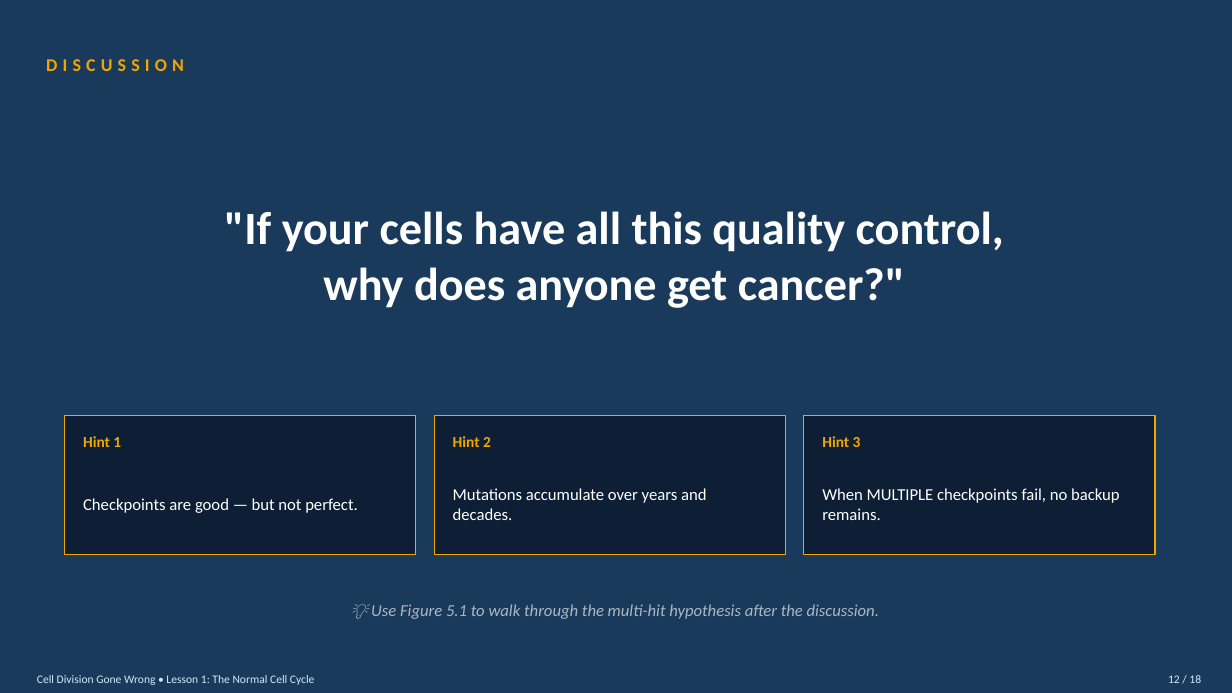
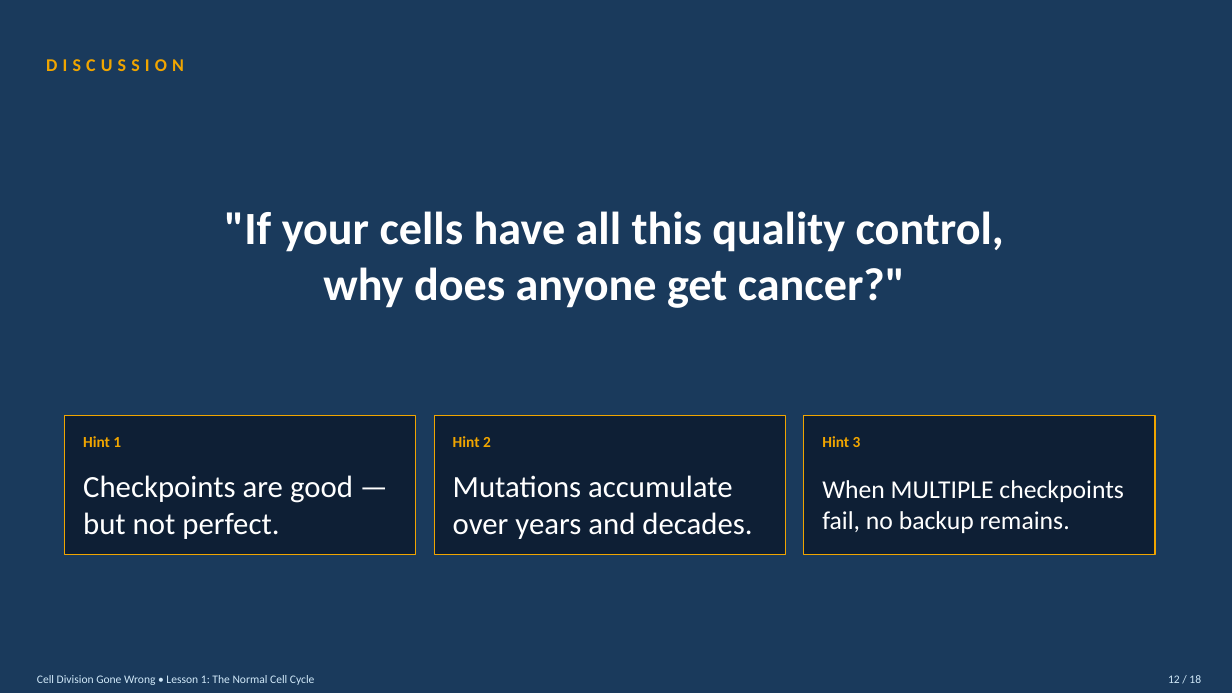
Before and after one commit to lashaudracox/cell-division-gone-wrong, a slide deck: slide 12 of Teacher_Presentation_Lesson1.pptx. Drawn at 1232x693 pixels with LibreOffice and Linux fonts; fonts in the diff are those of the drawing. Boxes give left, top, right and bottom in pixels: in the first picture for what was removed or moved away, otherwise in the second. Text is boxed around its words. In the diff, an @@ line names an element or a change of style, - is before the commit and + after.

```diff
--- a/Teacher_Presentation_Lesson1.pptx
+++ b/Teacher_Presentation_Lesson1.pptx
@@ text "Checkpoints are good — but ..." at (x1=83, y1=475, x2=353, y2=539): size 13 to 24 pt @@
@@ text "Mutations accumulate over years and ..." at (x1=453, y1=475, x2=752, y2=539): size 13 to 24 pt @@
@@ text "When MULTIPLE checkpoints fail, no ..." at (x1=822, y1=480, x2=1124, y2=533): size 13 to 20 pt @@
@@ text removed at (x1=371, y1=604, x2=879, y2=619) @@
-💡 Use Figure 5.1 to walk through the multi-hit hypothesis after the discussion.
```
Also in this commit, not shown: 17 other slides changed.
